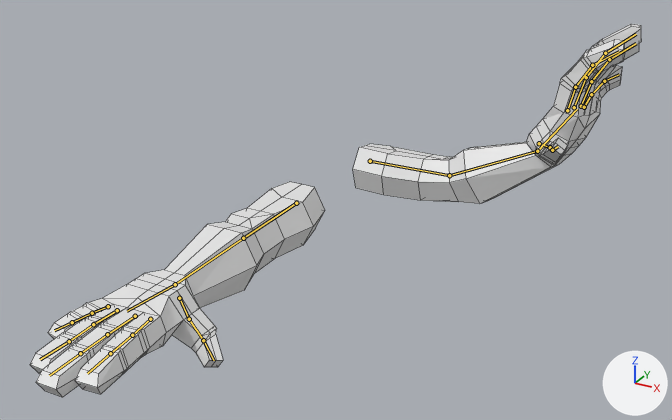
Two versions of the Blender file 3D assets/Hands copy.blend, one commit apart.
Camera for both pictures: a 50 mm lens placed at (17.0, -29.5, 17.2), pointed at (3.6, -5.2, 5.0). The lights are fixed; the arrows at lower right show +X, +Y and +Z. The bones that bend it are drawn over the model as lines. Mesh edges are drawn as thin lines.
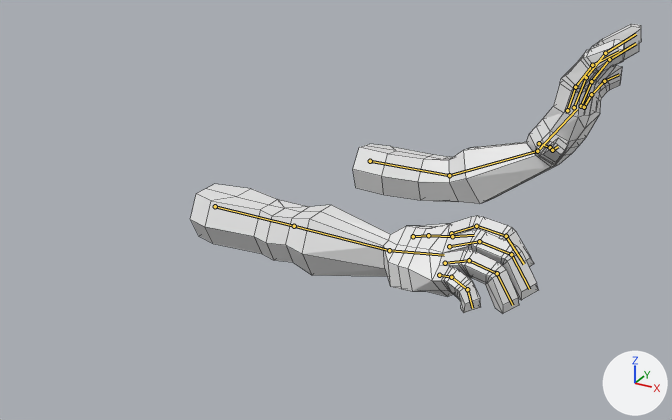
The newer file adds an action. The first version stands in its rest pose; the second is drawn at frame 4 of the action 'Punch'.

Where the change shows, as pixel boxes [x1, y1, x2, y2] in the pictures (672 x 420 px):
'Cube.001', posed (18% wider, 40% shorter): before [30, 182, 325, 397]; after [190, 184, 539, 313]
bone 'Upper arm.R', root to tip: before (296, 203) to (243, 238); after (215, 206) to (294, 226)
bone 'Hand.R', root to tip: before (175, 284) to (127, 311); after (389, 250) to (444, 255)
bone 'Middlefinger1.R', root to tip: before (135, 316) to (107, 334); after (449, 246) to (479, 241)
bone 'Middlefinger2.R', root to tip: before (107, 334) to (80, 353); after (479, 241) to (511, 254)
bone 'Middlefinger3.R', root to tip: before (80, 353) to (49, 375); after (511, 254) to (529, 289)
bone 'Ringfinger1.R', root to tip: before (117, 310) to (93, 324); after (445, 263) to (469, 260)
bone 'Ringfinger2.R', root to tip: before (93, 324) to (69, 341); after (469, 260) to (497, 273)
bone 'Ringfinger3.R', root to tip: before (69, 341) to (40, 359); after (497, 273) to (512, 305)
bone 'Pinky1.R', root to tip: before (108, 306) to (92, 313); after (439, 275) to (451, 277)
bone 'Pinky2.R', root to tip: before (92, 313) to (72, 322); after (451, 277) to (467, 289)
bone 'Pinky3.R', root to tip: before (72, 322) to (54, 330); after (467, 289) to (472, 308)
bone 'Pegefinger1.R', root to tip: before (150, 319) to (132, 335); after (451, 233) to (476, 226)
bone 'Pegefinger2.R', root to tip: before (132, 335) to (110, 353); after (476, 226) to (506, 236)
bone 'Pegefinger3.R', root to tip: before (110, 353) to (87, 373); after (506, 236) to (524, 264)
bone 'Thumb2.R', root to tip: before (189, 319) to (203, 340); after (428, 235) to (452, 236)
bone 'Thumb3.R', root to tip: before (203, 340) to (214, 360); after (452, 236) to (474, 235)

What changed in the scene script:
```text
Change bone_upper_arm_r:
    where bone_upper_arm_r = bpy.data.objects['Armature.001'].pose.bones['Upper arm.R']
    bone_upper_arm_r.location: (0.0, 0.0, 0.0) -> (-0.711, 0.485, 0.002)
    bone_upper_arm_r.rotation_quaternion: (1.0, 0.0, 0.0, 0.0) -> (0.72, 0.0, 0.003, -0.694)  # degrees (0, 0, 0) -> degrees (0, 0, -88)
Change bone_hand_r:
    where bone_hand_r = bpy.data.objects['Armature.001'].pose.bones['Hand.R']  # child of 'Lower arm.R'
    bone_hand_r.rotation_quaternion: (1.0, 0.0, 0.0, 0.0) -> (0.952, -0.104, 0.285, 0.052)  # degrees (0, 0, 0) -> degrees (-12, 34, 3)
Change bone_middlefinger1_r:
    where bone_middlefinger1_r = bpy.data.objects['Armature.001'].pose.bones['Middlefinger1.R']  # child of 'Hand.R'
    bone_middlefinger1_r.location: (0.0, 0.0, 0.0) -> (0.0, -0.011, -0.004)
    bone_middlefinger1_r.rotation_quaternion: (1.0, 0.0, 0.0, 0.0) -> (0.993, -0.099, 0.018, -0.063)  # degrees (0, 0, 0) -> degrees (-11, 1, -7)
Change bone_middlefinger2_r:
    where bone_middlefinger2_r = bpy.data.objects['Armature.001'].pose.bones['Middlefinger2.R']  # child of 'Middlefinger1.R'
    bone_middlefinger2_r.location: (0.0, 0.0, 0.0) -> (-0.029, 0.018, 0.05)
    bone_middlefinger2_r.rotation_quaternion: (1.0, 0.0, 0.0, 0.0) -> (0.962, 0.228, -0.034, 0.145)  # degrees (0, 0, 0) -> degrees (26, -8, 15)
Change bone_middlefinger3_r:
    where bone_middlefinger3_r = bpy.data.objects['Armature.001'].pose.bones['Middlefinger3.R']  # child of 'Middlefinger2.R'
    bone_middlefinger3_r.location: (0.0, 0.0, 0.0) -> (-0.057, 0.038, 0.099)
    bone_middlefinger3_r.rotation_quaternion: (1.0, 0.0, 0.0, 0.0) -> (0.919, 0.329, -0.054, 0.21)  # degrees (0, 0, 0) -> degrees (37, -14, 21)
Change bone_ringfinger1_r:
    where bone_ringfinger1_r = bpy.data.objects['Armature.001'].pose.bones['Ringfinger1.R']  # child of 'Hand.R'
    bone_ringfinger1_r.location: (0.0, 0.0, 0.0) -> (0.003, 0.011, 0.0)
    bone_ringfinger1_r.rotation_quaternion: (1.0, 0.0, 0.0, 0.0) -> (0.993, -0.098, 0.023, -0.063)  # degrees (0, 0, 0) -> degrees (-11, 2, -7)
Change bone_ringfinger2_r:
    where bone_ringfinger2_r = bpy.data.objects['Armature.001'].pose.bones['Ringfinger2.R']  # child of 'Ringfinger1.R'
    bone_ringfinger2_r.location: (0.0, 0.0, 0.0) -> (-0.006, -0.03, 0.001)
    bone_ringfinger2_r.rotation_quaternion: (1.0, 0.0, 0.0, 0.0) -> (0.962, 0.227, -0.039, 0.146)  # degrees (0, 0, 0) -> degrees (25, -8, 15)
Change bone_ringfinger3_r:
    where bone_ringfinger3_r = bpy.data.objects['Armature.001'].pose.bones['Ringfinger3.R']  # child of 'Ringfinger2.R'
    bone_ringfinger3_r.location: (0.0, 0.0, 0.0) -> (-0.02, -0.045, 0.018)
    bone_ringfinger3_r.rotation_quaternion: (1.0, 0.0, 0.0, 0.0) -> (0.919, 0.327, -0.066, 0.21)  # degrees (0, 0, 0) -> degrees (36, -15, 21)
Change bone_pinky1_r:
    where bone_pinky1_r = bpy.data.objects['Armature.001'].pose.bones['Pinky1.R']  # child of 'Hand.R'
    bone_pinky1_r.location: (0.0, 0.0, 0.0) -> (0.008, 0.028, 0.008)
    bone_pinky1_r.rotation_quaternion: (1.0, 0.0, 0.0, 0.0) -> (0.993, -0.091, 0.044, -0.062)  # degrees (0, 0, 0) -> degrees (-11, 4, -8)
Change bone_pinky2_r:
    where bone_pinky2_r = bpy.data.objects['Armature.001'].pose.bones['Pinky2.R']  # child of 'Pinky1.R'
    bone_pinky2_r.location: (0.0, 0.0, 0.0) -> (0.026, -0.073, -0.082)
    bone_pinky2_r.rotation_quaternion: (1.0, 0.0, 0.0, 0.0) -> (0.962, 0.213, -0.088, 0.146)  # degrees (0, 0, 0) -> degrees (23, -13, 14)
Change bone_pinky3_r:
    where bone_pinky3_r = bpy.data.objects['Armature.001'].pose.bones['Pinky3.R']  # child of 'Pinky2.R'
    bone_pinky3_r.location: (0.0, 0.0, 0.0) -> (0.057, -0.135, -0.165)
    bone_pinky3_r.rotation_quaternion: (1.0, 0.0, 0.0, 0.0) -> (0.919, 0.308, -0.128, 0.21)  # degrees (0, 0, 0) -> degrees (33, -21, 19)
Change bone_pegefinger1_r:
    where bone_pegefinger1_r = bpy.data.objects['Armature.001'].pose.bones['Pegefinger1.R']  # child of 'Hand.R'
    bone_pegefinger1_r.location: (0.0, 0.0, 0.0) -> (0.001, -0.03, -0.003)
    bone_pegefinger1_r.rotation_quaternion: (1.0, 0.0, 0.0, 0.0) -> (0.993, -0.1, 0.005, -0.063)  # degrees (0, 0, 0) -> degrees (-12, 0, -7)
Change bone_pegefinger2_r:
    where bone_pegefinger2_r = bpy.data.objects['Armature.001'].pose.bones['Pegefinger2.R']  # child of 'Pegefinger1.R'
    bone_pegefinger2_r.location: (0.0, 0.0, 0.0) -> (-0.013, 0.076, 0.032)
    bone_pegefinger2_r.rotation_quaternion: (1.0, 0.0, 0.0, 0.0) -> (0.962, 0.23, -0.02, 0.145)  # degrees (0, 0, 0) -> degrees (26, -6, 16)
Change bone_pegefinger3_r:
    where bone_pegefinger3_r = bpy.data.objects['Armature.001'].pose.bones['Pegefinger3.R']  # child of 'Pegefinger2.R'
    bone_pegefinger3_r.location: (0.0, 0.0, 0.0) -> (-0.023, 0.124, 0.049)
    bone_pegefinger3_r.rotation_quaternion: (1.0, 0.0, 0.0, 0.0) -> (0.919, 0.333, -0.02, 0.21)  # degrees (0, 0, 0) -> degrees (38, -10, 22)
Change bone_thumb2_r:
    where bone_thumb2_r = bpy.data.objects['Armature.001'].pose.bones['Thumb2.R']  # child of 'Thumb1.R'
    bone_thumb2_r.rotation_quaternion: (1.0, 0.0, 0.0, 0.0) -> (0.924, -0.046, 0.002, 0.38)  # degrees (0, 0, 0) -> degrees (-5, 2, 45)
Change bone_thumb3_r:
    where bone_thumb3_r = bpy.data.objects['Armature.001'].pose.bones['Thumb3.R']  # child of 'Thumb2.R'
    bone_thumb3_r.rotation_quaternion: (1.0, 0.0, 0.0, 0.0) -> (0.992, -0.015, -0.044, 0.12)  # degrees (0, 0, 0) -> degrees (-2, -5, 14)
```
